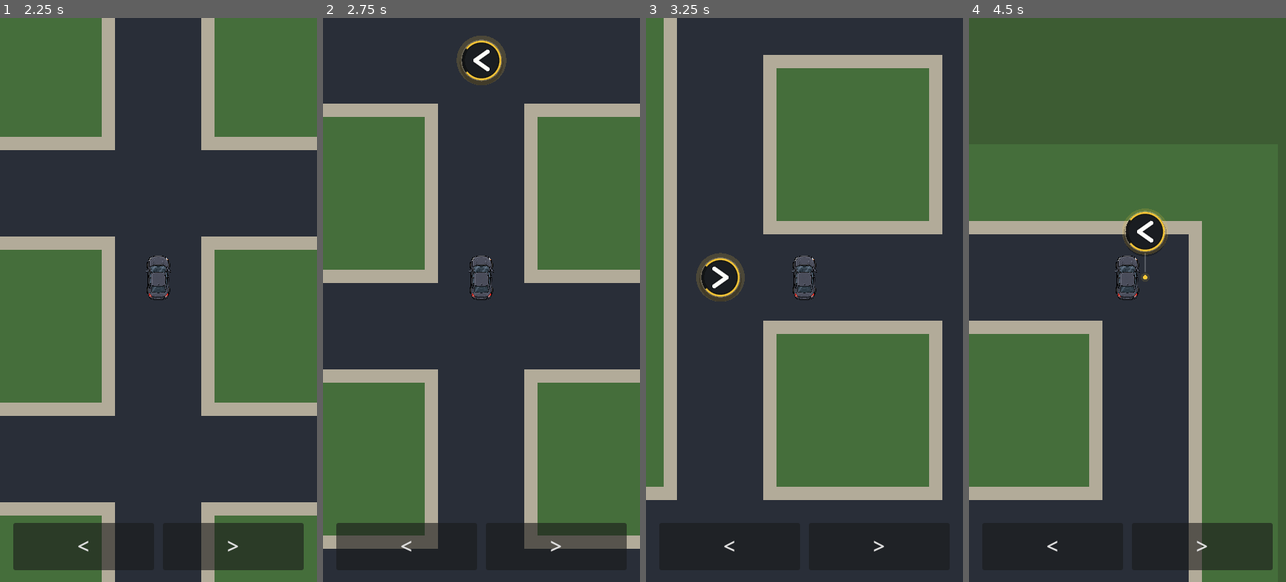
Above: before the commit, frames 1-4 (left to right).
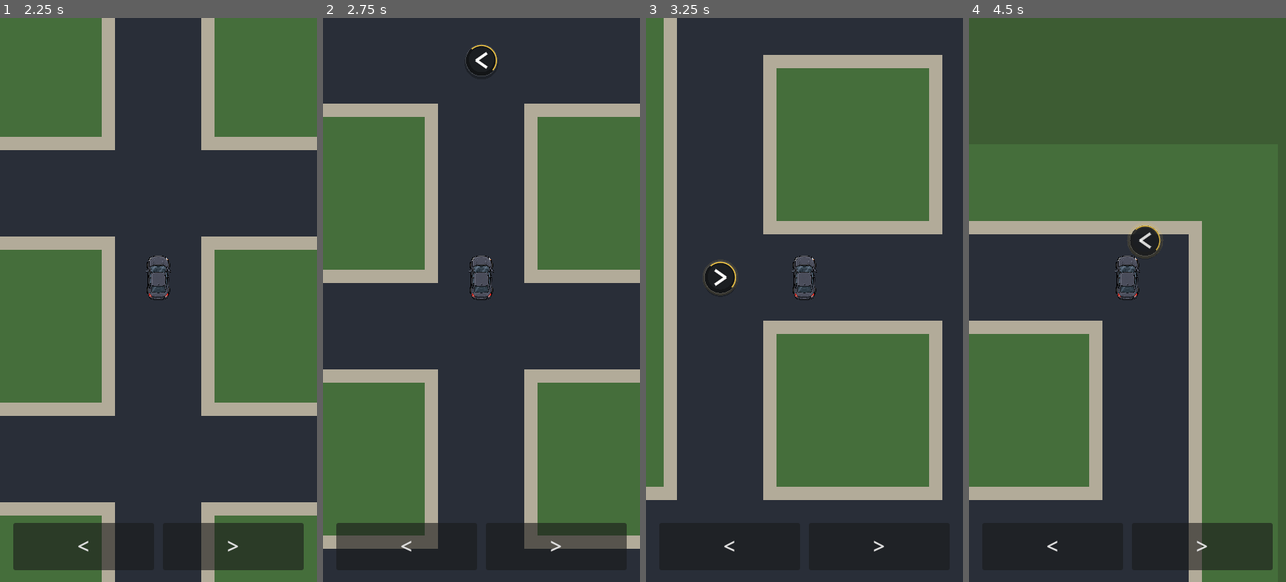
Above: after the commit, the same moments.

Repository: patrickcallahancomedy/comedian
Game: Godot game, scene res://scenes/drive/drive_module.tscn
Two runs of this game, one before a commit and one after it. Both use one fixed random seed, a clock stepped at 60 frames per second and the inputs below.
Inputs (mouse positions are in pixels of both pictures, inside the frame that each line leads up to):
- Up to frame 1 (2.25 s): click "START" at 0.5 s; tap Enter (ui_accept) at 1.25, 1.52 s; move the mouse to (228, 271) at 1.27 s; hold Right 1.28-2 s; tap Space at 1.35 s; click (228, 271) at 1.42 s; drag from (95, 328) to (142, 412) at 2.02 s
- Up to frame 2 (2.75 s): no input
- Up to frame 3 (3.25 s): move the mouse to (836, 175) at 2.77 s; hold Right from 2.78 s (still down); tap Space at 2.85 s
- Up to frame 4 (4.5 s): release Right at 3.5 s; drag from (1111, 412) to (1032, 215) at 3.52 s; move the mouse to (1222, 384) at 4.27 s; hold Left from 4.28 s (still down); tap Space at 4.35 s

Frame 1 is identical in both runs. In frame 2, 0.6% of the frame differs, in the area x 42-58%, y 3-12%; in frame 3, 0.6%; in frame 4, 0.8%, in the area x 48-63%, y 33-47%.

Commit message:
Polish navigation badge motion and mobile UI

Diff:
--- a/godot/scripts/drive/drive_navigation.gd
+++ b/godot/scripts/drive/drive_navigation.gd
@@ -7,25 +7,36 @@
 
 const MAP = preload("res://scripts/drive/drive_grid_map.gd")
 
-const MARKER_BG := Color(0.045, 0.052, 0.062, 0.92)
-const MARKER_INNER := Color(0.105, 0.115, 0.132, 0.94)
-const MARKER_BORDER := Color(1.0, 1.0, 1.0, 0.18)
-const MARKER_ACCENT := Color(1.0, 0.80, 0.22, 0.98)
-const MARKER_ICON := Color(0.99, 0.99, 0.98, 1.0)
-const MARKER_SHADOW := Color(0.0, 0.0, 0.0, 0.30)
-const MARKER_HALO := Color(1.0, 0.80, 0.22, 0.16)
-
-const MARKER_RADIUS := 26.0
-const MARKER_NEAR_CAR_DISTANCE := 86.0
-const MARKER_LIFT := 62.0
-const CHEVRON_WIDTH := 5.0
-const CHEVRON_HALF_WIDTH := 8.5
-const CHEVRON_HALF_HEIGHT := 12.0
+const MARKER_BG := Color(0.055, 0.062, 0.072, 0.90)
+const MARKER_INNER := Color(0.11, 0.12, 0.135, 0.92)
+const MARKER_BORDER := Color(1.0, 1.0, 1.0, 0.14)
+const MARKER_ACCENT := Color(1.0, 0.82, 0.28, 0.96)
+const MARKER_ICON := Color(0.99, 0.99, 0.985, 1.0)
+const MARKER_SHADOW := Color(0.0, 0.0, 0.0, 0.26)
+const MARKER_HALO := Color(1.0, 0.82, 0.28, 0.12)
+
+const MARKER_RADIUS := 21.0
+const MARKER_NEAR_CAR_DISTANCE := 76.0
+const MARKER_LIFT := 50.0
+const CHEVRON_WIDTH := 3.8
+const CHEVRON_HALF_WIDTH := 6.8
+const CHEVRON_HALF_HEIGHT := 9.5
+
+const MARKER_FADE_OUT_SECONDS := 0.11
+const MARKER_FADE_IN_SECONDS := 0.18
+const MARKER_ATTENTION_SECONDS := 0.70
 
 @onready var drive = $"../CityMap"
 @onready var status_label: Label = $"../StatusLabel"
 
 var ui_time := 0.0
+var displayed_hint: Dictionary = {}
+var pending_hint: Dictionary = {}
+var marker_phase := "idle"
+var marker_phase_time := 0.0
+var marker_attention_time := MARKER_ATTENTION_SECONDS
+var marker_alpha := 0.0
+var marker_scale := 0.86
 
 
 func _ready() -> void:
@@ -45,6 +56,7 @@
 func _process(delta: float) -> void:
 	ui_time += delta
 	_update_status_visibility()
+	_update_marker_state(delta)
 	queue_redraw()
 
 
@@ -71,15 +83,11 @@
 
 
 func _draw() -> void:
-	if drive == null or not drive.started or drive.drive_complete:
+	if drive == null or displayed_hint.is_empty() or marker_alpha <= 0.001:
 		return
 
-	var hint: Dictionary = get_turn_hint()
-	if hint.is_empty():
-		return
-
-	var cell: Vector2i = hint["cell"]
-	var turn: String = hint["turn"]
+	var cell: Vector2i = displayed_hint["cell"]
+	var turn: String = displayed_hint["turn"]
 	var world_position := Vector2.ZERO
 
 	match drive.road_kind:
@@ -90,12 +98,87 @@
 		_:
 			return
 
-	# Modern mobile-game waypoint: a compact floating badge, visually tied
-	# to the exact intersection by a small pointer.
 	_draw_turn_marker(
 		drive._world_to_screen(world_position),
-		turn
-	)
+		turn,
+		marker_alpha,
+		marker_scale
+	)
+
+
+func _update_marker_state(delta: float) -> void:
+	var target: Dictionary = get_turn_hint()
+	var target_key := _hint_key(target)
+	var displayed_key := _hint_key(displayed_hint)
+	var pending_key := _hint_key(pending_hint)
+
+	if target_key != displayed_key and target_key != pending_key:
+		pending_hint = target
+		if displayed_hint.is_empty():
+			_start_pending_hint()
+		else:
+			marker_phase = "fade_out"
+			marker_phase_time = 0.0
+
+	marker_phase_time += delta
+
+	match marker_phase:
+		"fade_out":
+			var fade_t := clampf(
+				marker_phase_time / MARKER_FADE_OUT_SECONDS,
+				0.0,
+				1.0
+			)
+			marker_alpha = 1.0 - smoothstep(0.0, 1.0, fade_t)
+			marker_scale = lerpf(1.0, 0.95, fade_t)
+			if fade_t >= 1.0:
+				displayed_hint = {}
+				_start_pending_hint()
+		"fade_in":
+			var appear_t := clampf(
+				marker_phase_time / MARKER_FADE_IN_SECONDS,
+				0.0,
+				1.0
+			)
+			var eased := 1.0 - pow(1.0 - appear_t, 3.0)
+			marker_alpha = eased
+			marker_scale = lerpf(0.86, 1.0, eased)
+			if appear_t >= 1.0:
+				marker_phase = "visible"
+				marker_phase_time = 0.0
+		"visible":
+			marker_alpha = 1.0
+			marker_scale = 1.0
+			marker_attention_time += delta
+		_:
+			marker_alpha = 0.0
+			marker_scale = 0.86
+
+
+func _start_pending_hint() -> void:
+	if pending_hint.is_empty():
+		displayed_hint = {}
+		marker_phase = "idle"
+		marker_phase_time = 0.0
+		marker_alpha = 0.0
+		marker_scale = 0.86
+		return
+
+	displayed_hint = pending_hint
+	pending_hint = {}
+	marker_phase = "fade_in"
+	marker_phase_time = 0.0
+	marker_attention_time = 0.0
+	marker_alpha = 0.0
+	marker_scale = 0.86
+
+
+func _hint_key(hint: Dictionary) -> String:
+	if hint.is_empty():
+		return ""
+	var cell: Vector2i = hint.get("cell", Vector2i(-99, -99))
+	var turn: String = hint.get("turn", "")
+	return "%d:%d:%s" % [cell.x, cell.y, turn]
 
 
 func _current_turn_hint() -> Dictionary:
@@ -282,64 +365,96 @@
 	)
 
 
-func _draw_turn_marker(intersection: Vector2, turn: String) -> void:
-	var pulse := 1.0 + sin(ui_time * 3.0) * 0.025
+func _draw_turn_marker(
+	intersection: Vector2,
+	turn: String,
+	alpha: float,
+	scale_value: float
+) -> void:
 	var center := intersection
 	var distance_to_car := intersection.distance_to(drive.player_screen_center)
-	var lifted := distance_to_car < MARKER_NEAR_CAR_DISTANCE
-
-	# Upcoming turns live directly on the intersection. Once the car reaches
-	# that intersection, the badge lifts just enough to stay readable.
-	if lifted:
+
+	# Keep the badge directly on the intersection until the car is almost on it,
+	# then lift it just enough to avoid covering the vehicle.
+	if distance_to_car < MARKER_NEAR_CAR_DISTANCE:
 		center += Vector2(0.0, -MARKER_LIFT)
 
-	var radius := MARKER_RADIUS * pulse
-
-	# Soft halo + glassy dark disc. This reads as a game waypoint rather than
-	# a map pin or a road decal.
-	draw_circle(center + Vector2(0.0, 4.0), radius + 3.0, MARKER_SHADOW)
-	draw_circle(center, radius + 6.0 + sin(ui_time * 2.6) * 1.5, MARKER_HALO)
-	draw_circle(center, radius + 1.5, MARKER_BORDER)
-	draw_circle(center, radius, MARKER_BG)
-	draw_circle(center, radius - 4.0, MARKER_INNER)
-
-	# A restrained accent arc adds polish without turning into a progress ring.
+	var attention_left := clampf(
+		1.0 - marker_attention_time / MARKER_ATTENTION_SECONDS,
+		0.0,
+		1.0
+	)
+	var attention_pulse := sin(marker_attention_time * PI * 5.0) * 0.018 * attention_left
+	var final_scale := scale_value * (1.0 + attention_pulse)
+	var radius := MARKER_RADIUS * final_scale
+
+	# Compact glass badge: subtle depth, very thin edge, and a restrained accent.
+	draw_circle(
+		center + Vector2(0.0, 3.0),
+		radius + 2.0,
+		_color_alpha(MARKER_SHADOW, alpha)
+	)
+	if attention_left > 0.0:
+		draw_circle(
+			center,
+			radius + 4.0 * attention_left,
+			_color_alpha(MARKER_HALO, alpha * attention_left)
+		)
+	draw_circle(center, radius + 1.0, _color_alpha(MARKER_BORDER, alpha))
+	draw_circle(center, radius, _color_alpha(MARKER_BG, alpha))
+	draw_circle(
+		center + Vector2(0.0, -1.0 * final_scale),
+		radius - 4.0 * final_scale,
+		_color_alpha(MARKER_INNER, alpha)
+	)
+
+	# Thin partial ring instead of a heavy progress-style circle.
 	draw_arc(
 		center,
-		radius - 1.0,
-		-PI * 0.78,
-		PI * 0.78,
-		32,
-		MARKER_ACCENT,
-		2.4,
+		radius - 0.8,
+		-PI * 0.72,
+		PI * 0.22,
+		22,
+		_color_alpha(MARKER_ACCENT, alpha),
+		1.35,
 		true
 	)
 
-	if lifted:
-		# Minimal stem + glowing anchor dot keeps the floating badge tied to the
-		# exact intersection while avoiding the old map-pin triangle.
-		var stem_start := center + Vector2(0.0, radius + 3.0)
-		var stem_end := intersection + Vector2(0.0, -8.0)
-		draw_line(stem_start, stem_end, Color(1.0, 1.0, 1.0, 0.24), 1.5, true)
-		draw_circle(intersection, 6.0, Color(1.0, 0.80, 0.22, 0.12))
-		draw_circle(intersection, 3.0, MARKER_ACCENT)
-
-	_draw_chevron(center, turn)
-
-
-func _draw_chevron(center: Vector2, turn: String) -> void:
+	_draw_chevron(center, turn, alpha, final_scale)
+
+
+func _color_alpha(color: Color, alpha: float) -> Color:
+	return Color(color.r, color.g, color.b, color.a * alpha)
+
+
+func _draw_chevron(
+	center: Vector2,
+	turn: String,
+	alpha: float,
+	scale_value: float
+) -> void:
 	var direction := 1.0 if turn == "right" else -1.0
-	var tip := center + Vector2(CHEVRON_HALF_WIDTH * direction, 0.0)
-	var upper := center + Vector2(-CHEVRON_HALF_WIDTH * direction, -CHEVRON_HALF_HEIGHT)
-	var lower := center + Vector2(-CHEVRON_HALF_WIDTH * direction, CHEVRON_HALF_HEIGHT)
-
-	# Layer a dark under-stroke beneath the bright chevron for crisp readability.
-	draw_line(upper, tip, Color(0.0, 0.0, 0.0, 0.34), CHEVRON_WIDTH + 3.0, true)
-	draw_line(tip, lower, Color(0.0, 0.0, 0.0, 0.34), CHEVRON_WIDTH + 3.0, true)
-	draw_line(upper, tip, MARKER_ICON, CHEVRON_WIDTH, true)
-	draw_line(tip, lower, MARKER_ICON, CHEVRON_WIDTH, true)
-
-	# Fake round line caps so the icon feels like polished UI, not debug drawing.
-	draw_circle(upper, CHEVRON_WIDTH * 0.5, MARKER_ICON)
-	draw_circle(tip, CHEVRON_WIDTH * 0.5, MARKER_ICON)
-	draw_circle(lower, CHEVRON_WIDTH * 0.5, MARKER_ICON)
+	var half_width := CHEVRON_HALF_WIDTH * scale_value
+	var half_height := CHEVRON_HALF_HEIGHT * scale_value
+	var width := CHEVRON_WIDTH * scale_value
+	var tip := center + Vector2(half_width * direction, 0.0)
+	var upper := center + Vector2(-half_width * direction, -half_height)
+	var lower := center + Vector2(-half_width * direction, half_height)
+
+	# Narrow, sharp chevron with a restrained under-stroke.
+	draw_line(
+		upper,
+		tip,
+		Color(0.0, 0.0, 0.0, 0.28 * alpha),
+		width + 1.8,
+		true
+	)
+	draw_line(
+		tip,
+		lower,
+		Color(0.0, 0.0, 0.0, 0.28 * alpha),
+		width + 1.8,
+		true
+	)
+	draw_line(upper, tip, _color_alpha(MARKER_ICON, alpha), width, true)
+	draw_line(tip, lower, _color_alpha(MARKER_ICON, alpha), width, true)
